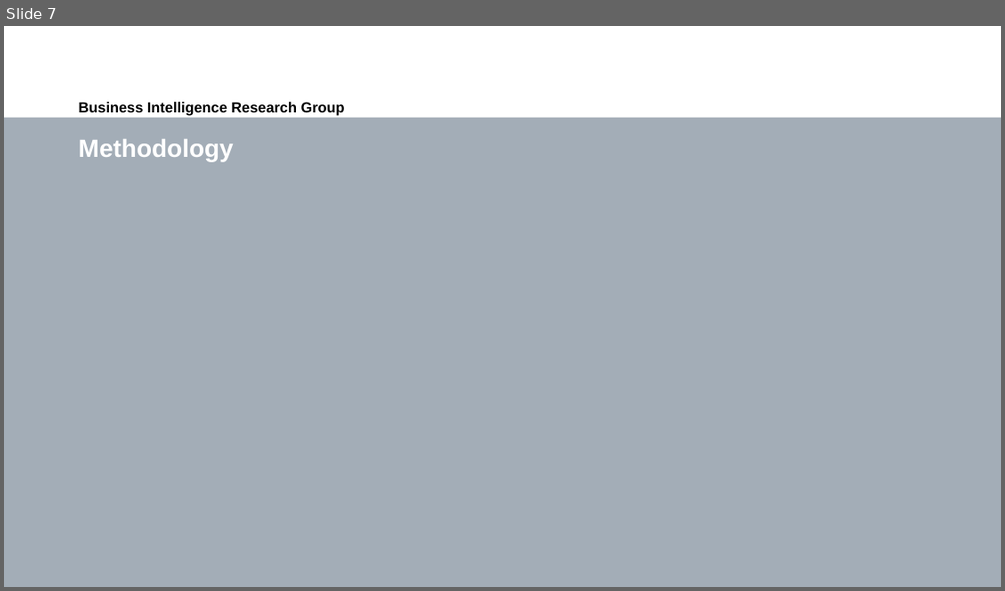
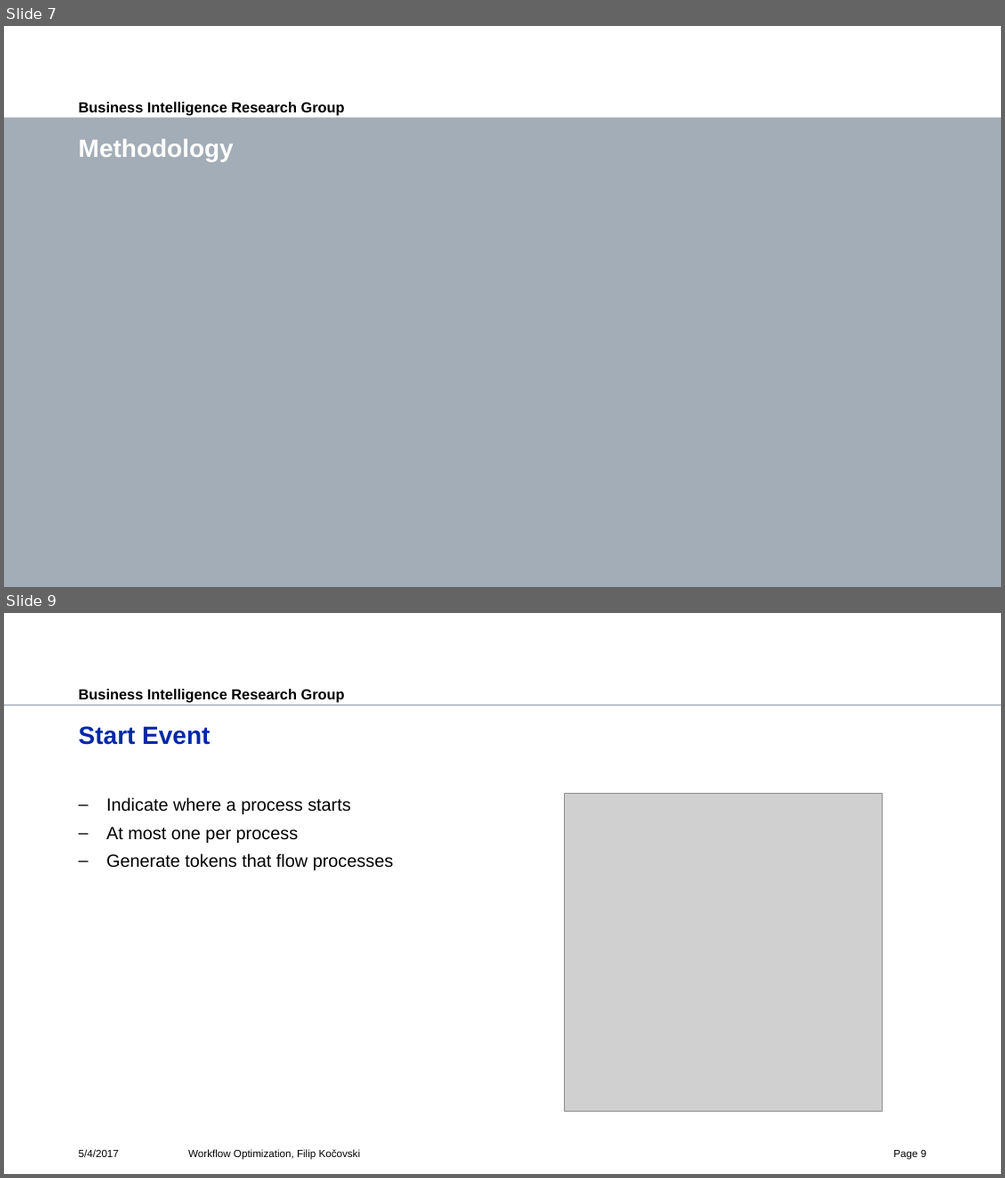
Before and after one commit to fkocovski/mt_presentation, a slide deck: Workflow Optimization.pptx. Shown one above the other, each under a label of ours: slide 7 before the commit, slides 7 and 9 after it; the slides between them are not shown. The pictures are 1005x591 and 1005x1178 pixels, drawn with LibreOffice and Linux fonts; fonts in the diff are those of the drawing; grey boxes stand for pictures; background and template pictures are left out. Boxes give left, top, right and bottom in pixels: in the first picture for what was removed or moved away, otherwise in the second. Text is boxed around its words. In the diff, an @@ line names an element or a change of style, - is before the commit and + after.

```diff
--- a/Workflow Optimization.pptx
+++ b/Workflow Optimization.pptx
@@ slide 9 added at [4, 613, 1001, 1174], background #FFFFFF; not listed: 2 template elements that a slide beside it also shows @@
@@ title added at [79, 726, 210, 745], 24 pt, text #0028A5, bold @@
+Start Event
@@ text added at [106, 797, 394, 870], 17 pt, text #000000 @@
+– Indicate where a process starts
+– At most one per process
+– Generate tokens that flow processes
@@ picture added at [564, 793, 882, 1111] @@
@@ text added at [79, 1149, 119, 1157], 10 pt, text #000000 @@
+5/4/2017
@@ text added at [188, 1149, 361, 1159], 10 pt, text #000000 @@
+Workflow Optimization, Filip Kočovski
@@ page number added at [893, 1150, 926, 1159], 10 pt, text #000000 @@
+Page 9
```
Also in this commit, not shown: 35 slides changed, 7 other slides added.
